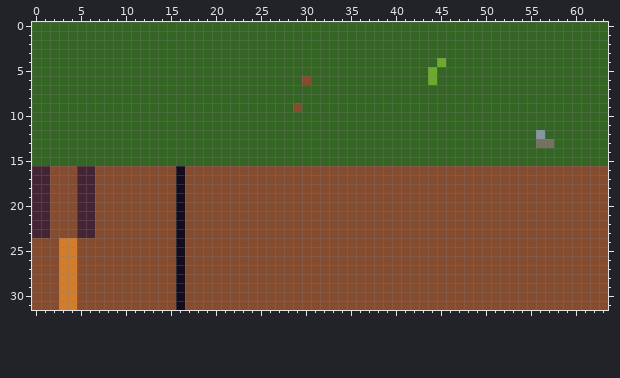
A pixel-art sprite gets an edit: assets/gfx/tiles.png. The picture above is the old version.
The file is 64x32 pixels.
The result:
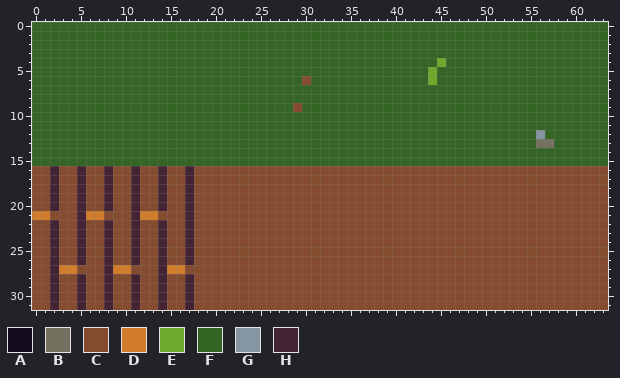
Palette (. is transparent): A #140c1c  B #757161  C #854c30  D #d27d2c  E #6daa2c  F #346524  G #8595a1  H #442434
From old to new:
Changed rows in their new state; - is an unchanged pixel.
first column x 0:
16 CCH---C-H--H--H-CH
17 CCH---C-H--H--H-CH
18 CCH---C-H--H--H-CH
19 CCH---C-H--H--H-CH
20 CCH---C-H--H--H-CH
21 DD----DD---HDD--CH
22 CCH---C-H--H--H-CH
23 CCH---C-H--H--H-CH
24 --HCCH--H--H--H-CH
25 --HCCH--H--H--H-CH
26 --HCCH--H--H--H-CH
27 --H-----HDD---HDD-
28 --HCCH--H--H--H-CH
29 --HCCH--H--H--H-CH
30 --HCCH--H--H--H-CH
31 --HCCH--H--H--H-CH
Pixel boxes of the changes (left, top, right, bottom) in both pictures:
changed: (32, 166, 194, 310)
